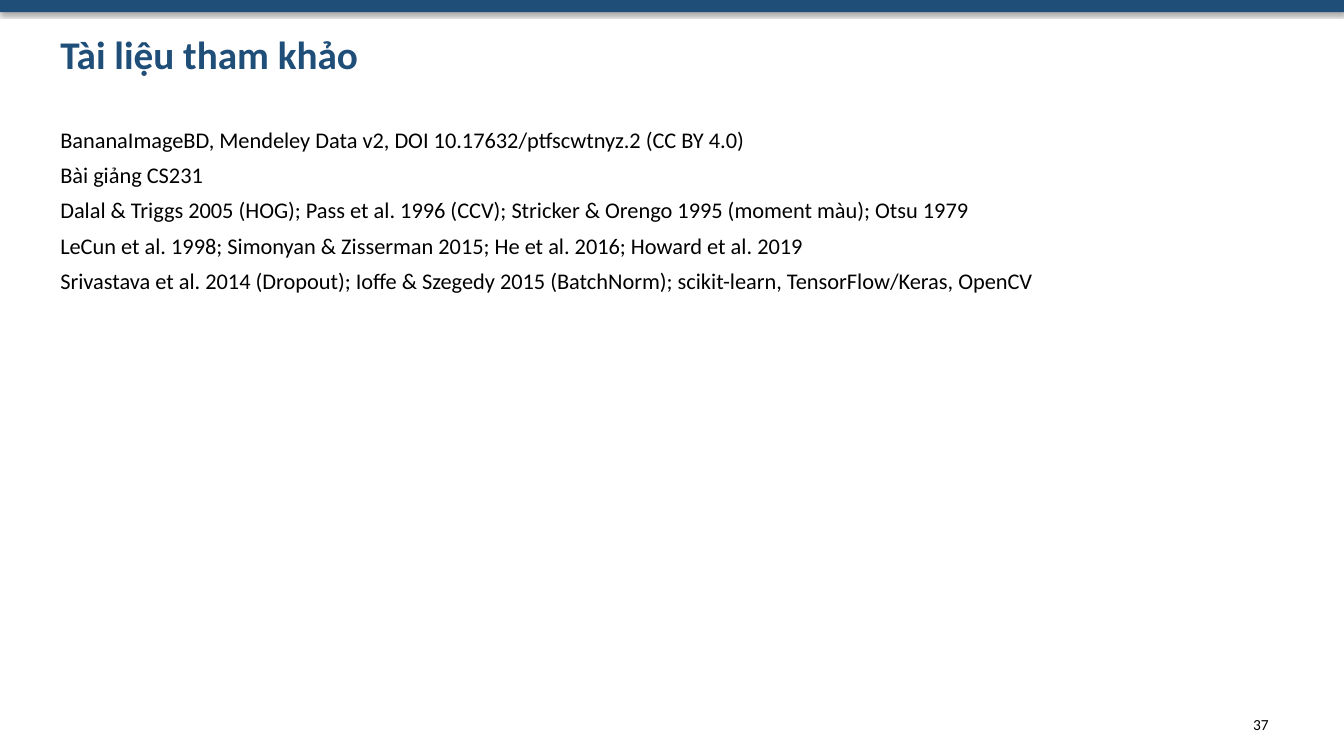
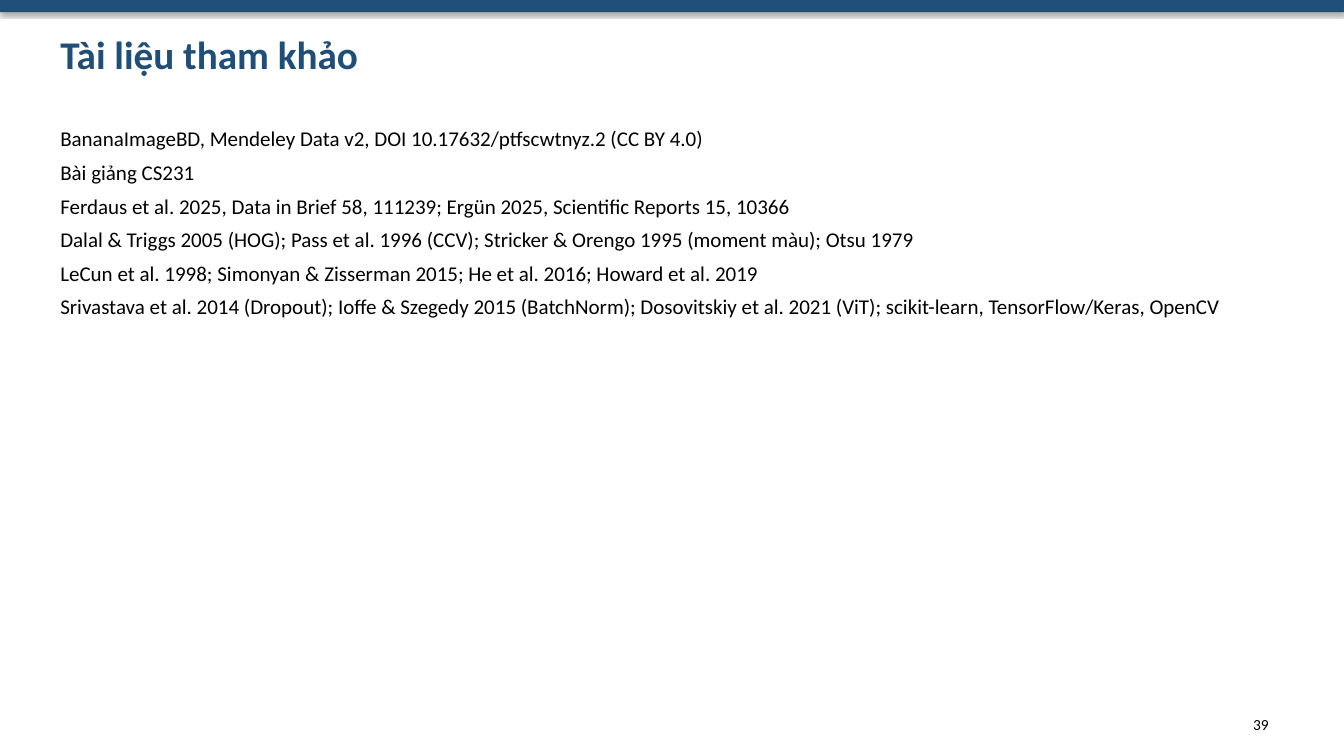
Before and after one commit to Rod-HD/banana-classification, a slide deck: slide 39 of slides/bao-cao-do-an.pptx (slide 37 before the commit). Drawn at 1344x756 pixels with LibreOffice and Linux fonts; fonts in the diff are those of the drawing. Boxes give left, top, right and bottom in pixels: in the first picture for what was removed or moved away, otherwise in the second. Text is boxed around its words. In the diff, an @@ line names an element or a change of style, - is before the commit and + after.

Commit message:
Bước 14: so sánh bốn nhánh; cập nhật báo cáo, slide Beamer style UIT, hỏi đáp, README
- src/compare_arms.py: bảng và hình so sánh G, X-a, X-b, T, B trên test gốc và bộ kiểm tra khó
- report/: thêm mục 4.4 và 5.13, hạn chế mới, tài liệu tham khảo; bảng rộng nằm trên trang ngang trong docx
- slides/: Beamer LaTeX style UIT (39 slide, có bản kèm ghi chú), sinh cùng nguồn với bản pptx
- docs/hoi-dap-bao-ve.md: 51 câu; README: phần mở rộng, bước 10–14
- models/: thêm b_mobilenetv3 huấn luyện có thay nền ngẫu nhiên (nhánh X-b) cho demo
- Nhật ký bước 14

```diff
--- a/slides/bao-cao-do-an.pptx
+++ b/slides/bao-cao-do-an.pptx
@@ text at (x1=60, y1=131, x2=914, y2=285): size 16 to 15 pt in "BananaImageBD, Mendeley Data v2, DOI 10.17632/ptfscwtnyz.2 ( ...", "Bài giảng CS231", "Dalal & Triggs 2005 (HOG); Pass et ...", "LeCun et al. 1998; Simonyan & Zisserman ..." @@
@@ text at (x1=60, y1=199, x2=789, y2=218): paragraph added @@
+Ferdaus et al. 2025, Data in Brief 58, 111239; Ergün 2025, Scientific Reports 15, 10366
@@ text at (x1=60, y1=299, x2=1219, y2=318): text changed; size 16 to 15 pt @@
-Srivastava et al. 2014 (Dropout); Ioffe & Szegedy 2015 (BatchNorm); scikit-learn, TensorFlow/Keras, OpenCV
+Srivastava et al. 2014 (Dropout); Ioffe & Szegedy 2015 (BatchNorm); Dosovitskiy et al. 2021 (ViT); scikit-learn, TensorFlow/Keras, OpenCV
@@ text at (x1=1253, y1=720, x2=1269, y2=730): text changed @@
-37
+39
```
Also in this commit, not shown: 6 other slides changed, 2 slides added, 18 other files.
